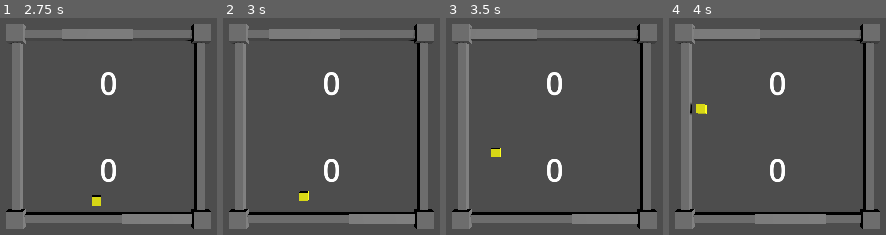
Above: before the commit, frames 1-4 (left to right).
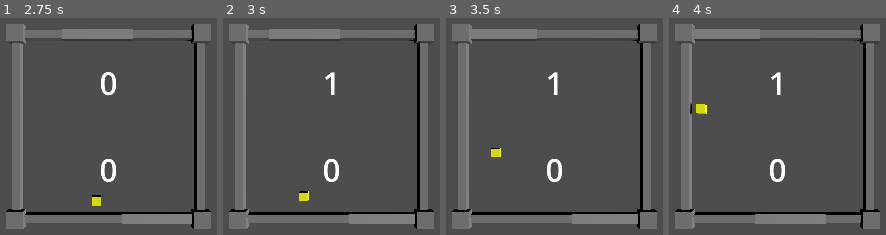
Above: after the commit, the same moments.

Repository: wangbinyq/prototypes
Game: Godot game, scene res://paddle-square/PaddleSquare.tscn
The game is run twice, just before and just after one commit, with the same random seed, the same clock (stepped at 60 frames per second) and the same inputs.
Inputs:
- Up to frame 1 (2.75 s): tap Enter at 0.5, 2 s; hold Right (ui_right) 0.53-1.28 s; tap Space at 1.25 s; hold Left (ui_left) 1.28-2.03 s; hold Right (ui_right) from 2.03 s (still down)
- Up to frame 2 (3 s): keep holding Right (ui_right); tap Space at 2.75 s
- Up to frame 3 (3.5 s): keep holding Right (ui_right)
- Up to frame 4 (4 s): release Right (ui_right) at 3.53 s; hold Left (ui_left) from 3.53 s (still down)

Frame 1 is identical in both runs. In frame 2, 0.5% of the frame differs, in the area x 46-54%, y 24-36%; in frame 3, 0.5%; in frame 4, 0.5%.

Commit message:
feat(paddle-square): implement scoring system and game reset logic

Diff:
--- a/paddle-square/PaddleGame.gd
+++ b/paddle-square/PaddleGame.gd
@@ -4,9 +4,15 @@
 @export var top_paddle: Paddle
 @export var bottom_paddle: Paddle
 @export var arena_extents := Vector2(10, 10)
+@export_range(2, 100) var points_to_win := 3
 
 func _ready():
+	start_new_game()
+
+func start_new_game():
 	ball.start_new_game()
+	top_paddle.start_new_game()
+	bottom_paddle.start_new_game()
 
 func _process(delta: float):
 	top_paddle.move(ball.pos.x, arena_extents.x, delta)
@@ -20,20 +26,22 @@
 	var y_extents = arena_extents.y - ball.extents
 
 	if ball.pos.y < -y_extents:
-		bounce_y(-y_extents, bottom_paddle)
+		bounce_y(-y_extents, bottom_paddle, top_paddle)
 	elif ball.pos.y > y_extents:
-		bounce_y(y_extents, top_paddle)
+		bounce_y(y_extents, top_paddle, bottom_paddle)
 
-func bounce_y(boundary: float, paddle: Paddle):
+func bounce_y(boundary: float, defender: Paddle, attacker: Paddle):
 	var duration_after_bounce = (ball.pos.y - boundary) / ball.velocity.y
 	var bounce_x = ball.pos.x - ball.velocity.x * duration_after_bounce
 
 	bouncex_if_needed(bounce_x)
 	bounce_x = ball.pos.x - ball.velocity.x * duration_after_bounce
 	ball.bounce_y(boundary)
-	var hit = paddle.hit_ball(bounce_x, ball.extents)
+	var hit = defender.hit_ball(bounce_x, ball.extents)
 	if hit.hit:
 		ball.set_x_position_and_speed(bounce_x, hit.hit_factor, duration_after_bounce)
+	elif attacker.score_point(points_to_win):
+		start_new_game()
 
 func bouncex_if_needed(x: float):
 	var x_extents = arena_extents.x - ball.extents
--- a/paddle-square/PaddleSquare.tscn
+++ b/paddle-square/PaddleSquare.tscn
@@ -55,12 +55,14 @@
 [node name="Camera3D" type="Camera3D" parent="."]
 transform = Transform3D(1, 0, 0, 0, -4.37114e-08, 1, 0, -1, -4.37114e-08, 0, 33.686, 0)
 
-[node name="TopPaddle" parent="." instance=ExtResource("1_5ebhm")]
+[node name="TopPaddle" parent="." node_paths=PackedStringArray("score_text") instance=ExtResource("1_5ebhm")]
 transform = Transform3D(1, 0, 0, 0, 1, 0, 0, 0, 1, 0, 0, -10.5)
 is_ai = true
+score_text = NodePath("../TopScore")
 
-[node name="BottomPaddle" parent="." instance=ExtResource("1_5ebhm")]
+[node name="BottomPaddle" parent="." node_paths=PackedStringArray("score_text") instance=ExtResource("1_5ebhm")]
 transform = Transform3D(1, 0, 0, 0, 1, 0, 0, 0, 1, 0, 0, 10.5)
+score_text = NodePath("../BottomScore")
 
 [node name="Ball" parent="." instance=ExtResource("2_j8bx3")]
 
--- a/paddle-square/paddle.gd
+++ b/paddle-square/paddle.gd
@@ -4,6 +4,9 @@
 @export var is_ai := false
 @export_range(0, 100) var extents := 4.0
 @export_range(0, 100) var speed := 10.0
+@export var score_text: Label3D
+
+var score := 0
 
 func move(target: float, arena_extents: float, delta: float):
 	var px = adjust_by_ai(position.x, target, delta) if is_ai else adjust_by_player(position.x, delta)
@@ -31,3 +34,14 @@
 	result.hit_factor = (ball_x - position.x) / (extents + ball_extents)
 	result.hit = abs(result.hit_factor) < 1.0
 	return result
+
+func set_score(s: int):
+	self.score = s
+	score_text.text = str(s)
+
+func start_new_game():
+	set_score(0)
+
+func score_point(points_to_win: int) -> bool:
+	set_score(score + 1)
+	return score >= points_to_win
